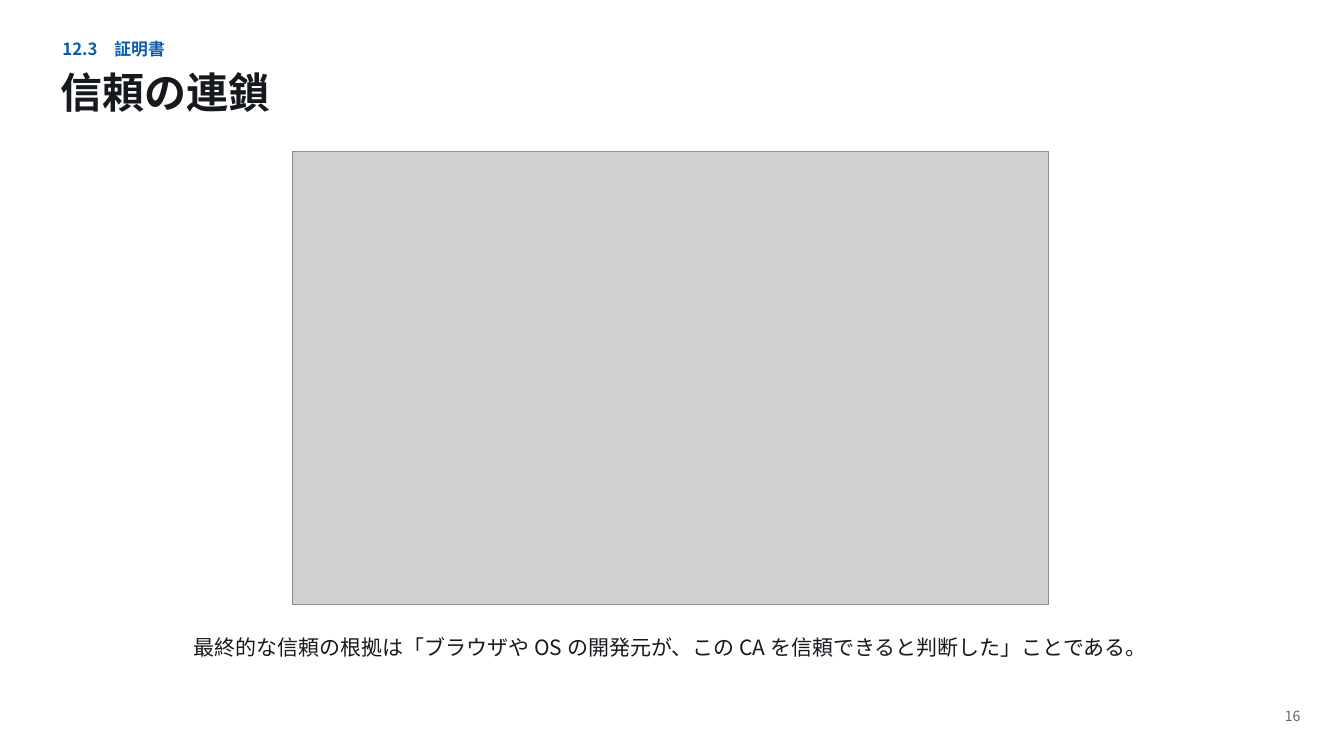
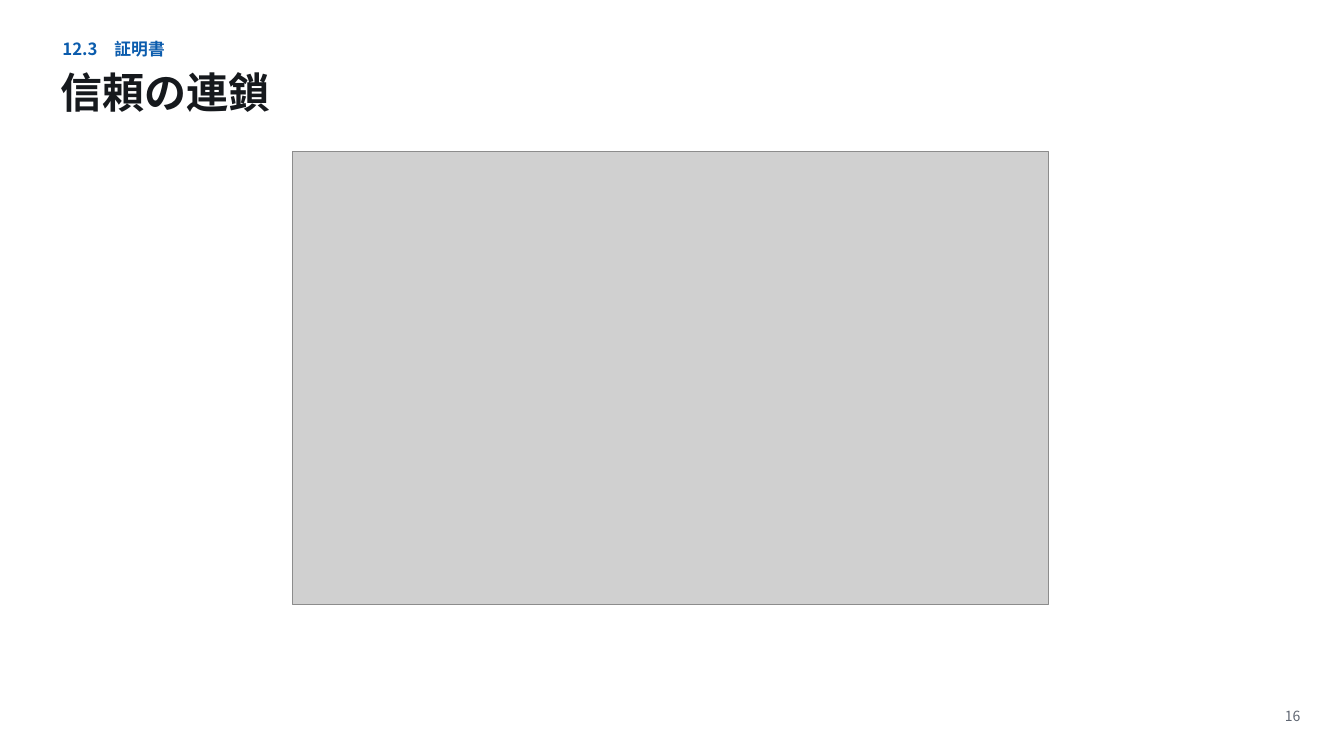
Before and after one commit to koide55/CompOutline, a slide deck: slide 16 of slides/第12回_情報セキュリティ.pptx. Drawn at 1344x756 pixels with LibreOffice and Linux fonts; fonts in the diff are those of the drawing; grey boxes stand for pictures. Boxes give left, top, right and bottom in pixels: in the first picture for what was removed or moved away, otherwise in the second. Text is boxed around its words. In the diff, an @@ line names an element or a change of style, - is before the commit and + after.

```diff
--- a/slides/第12回_情報セキュリティ.pptx
+++ b/slides/第12回_情報セキュリティ.pptx
@@ text removed at bbox=[194, 637, 1147, 657] @@
-最終的な信頼の根拠は「ブラウザや OS の開発元が、この CA を信頼できると判断した」ことである。
```
Also in this commit, not shown: 7 other slides changed, 23 other files.
